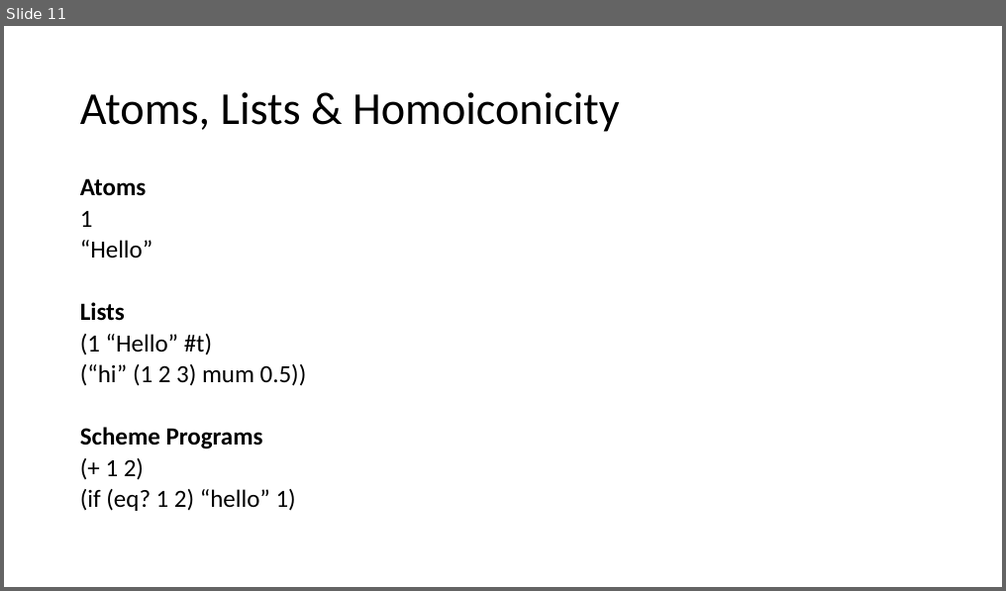
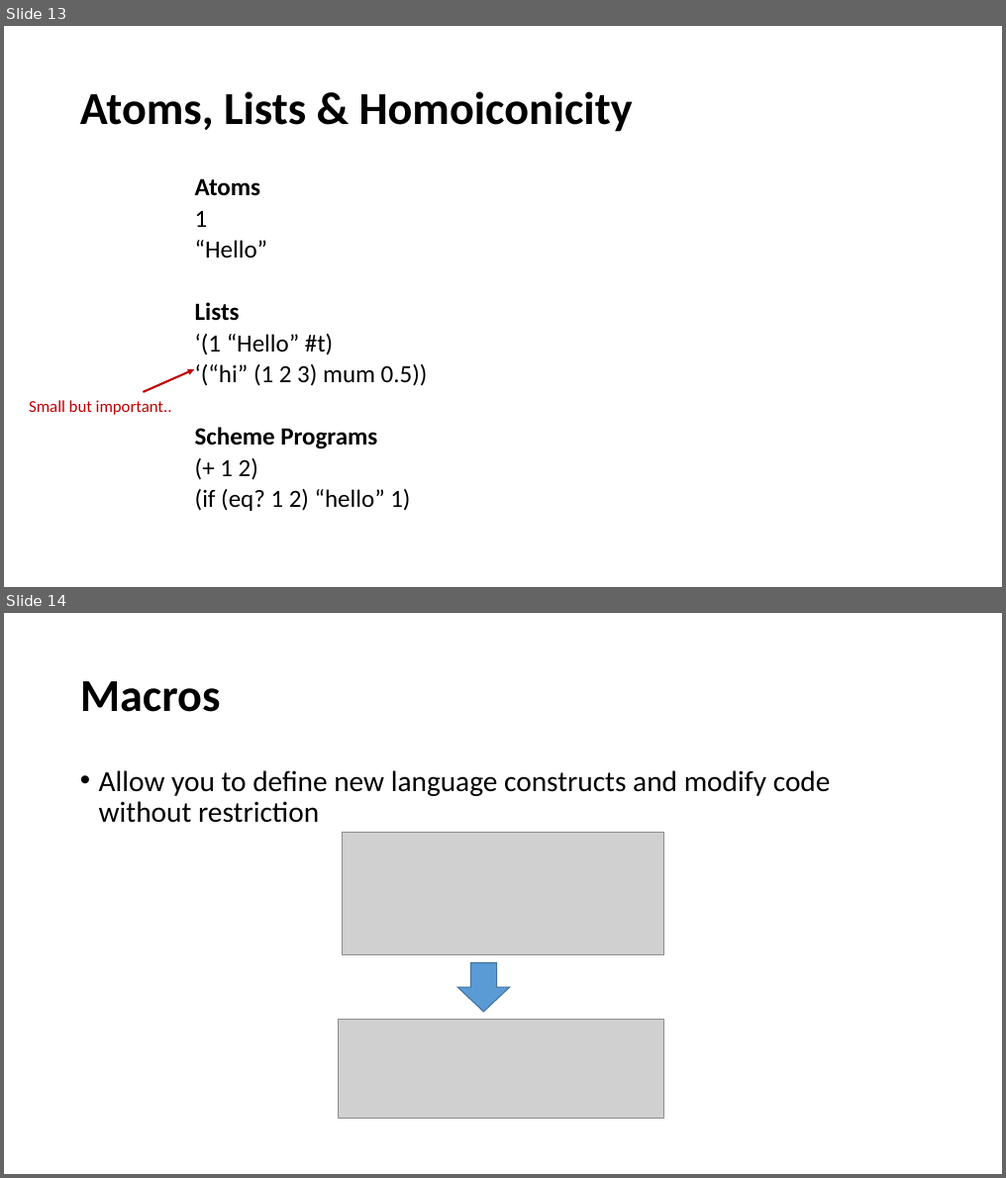
Before and after one commit to LeedsCodeDojo/TryScheme, a slide deck: Scheme Intro.pptx. Shown one above the other, each under a label of ours: slide 11 before the commit, slides 13 and 14 after it. The pictures are 1006x591 and 1006x1178 pixels, drawn with LibreOffice and Linux fonts; fonts in the diff are those of the drawing; grey boxes stand for pictures. Boxes give left, top, right and bottom in pixels: in the first picture for what was removed or moved away, otherwise in the second. Text is boxed around its words. In the diff, an @@ line names an element or a change of style, - is before the commit and + after.

```diff
--- a/Scheme Intro.pptx
+++ b/Scheme Intro.pptx
@@ slide 14 added at (4,613,1002,1174), background #FFFFFF @@
@@ title added at (80,681,221,712), 44 pt, text #000000, bold @@
+Macros
@@ text added at (99,770,831,823), 28 pt, text #000000 @@
+• Allow you to define new language constructs and modify code without restriction
@@ picture added at (343,833,663,956) @@
@@ down arrow added at (457,963,509,1012), fill #5B9BD5, outline #43739E 1 pt @@
@@ picture added at (338,1020,663,1118) @@
@@ what was slide 11 is now slide 13 @@
@@ slide 13 changed as well @@
@@ title "Atoms, Lists & Homoiconicity" at (80,91,633,132): bold on @@
@@ text "Atoms": place and size @@
-text "Atoms" at (80,178,307,511)
+text "Atoms" at (195,178,428,511)
@@ text at (195,334,428,386): text changed @@
-(1 “Hello” #t)
-(“hi” (1 2 3) mum 0.5))
+‘(1 “Hello” #t)
+‘(“hi” (1 2 3) mum 0.5))
@@ arrow added from (144, 392) to (194, 370), #C00000 2 pt @@
@@ text added at (29,400,172,415), 16 pt, text #C00000 @@
+Small but important..
```
Also in this commit, not shown: 13 other slides changed, 5 other slides added.
